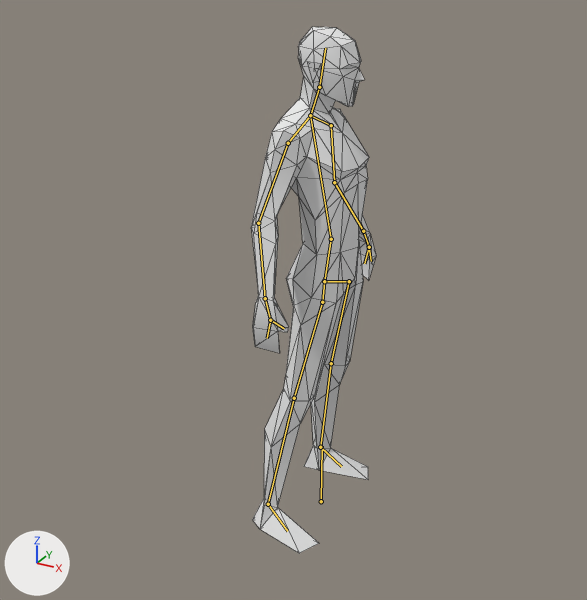
The Blender file media/blends/zombie.blend: old version first, new version second.
Rendered twice from a camera (50 mm lens) standing at (4.5, -9.06, 7.77) and looking at (-0.51, 0.05, 3.22). Lighting does not change. The marker at lower left points along +X, +Y and +Z. The bones that bend it are drawn over the model as lines. Mesh edges are drawn as thin lines.

Names of what the first picture shows: 'Man'.
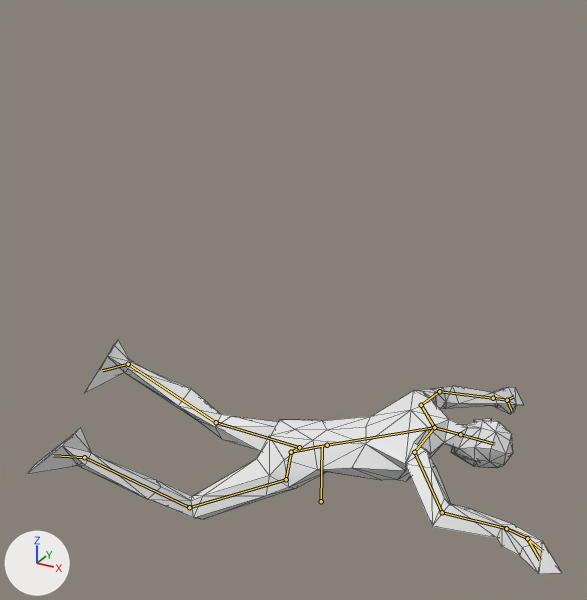
The newer file adds an action. The first version stands in its rest pose; the second is drawn at frame 90 of the action 'Muerte'.

The edits, one by one:
Bone 'Pelvis' (bone_pelvis) moves from (0.0, 0.0, 0.0) to (0.0, 3.16, -0.41).
Bone 'Pelvis' (bone_pelvis) turns from (0, 0, 0) to (59, -10, -3) degrees about its own x, y and z.
Bone 'UpperLeg_L' (bone_upperleg_l) turns from (0, 0, 0) to (12, -1, 16) degrees about its own x, y and z.
Bone 'LowerLeg_L' (bone_lowerleg_l) turns from (0, 0, 0) to (-1, 9, 28) degrees about its own x, y and z.
Bone 'Foot_L' (bone_foot_l) turns from (0, 0, 0) to (19, 11, 13) degrees about its own x, y and z.
Bone 'Hip_R' (bone_hip_r) turns from (0, 0, 0) to (1, 17, -7) degrees about its own x, y and z.
Bone 'UpperLeg_R' (bone_upperleg_r) turns from (0, 0, 0) to (29, -20, -16) degrees about its own x, y and z.
Bone 'LowerLeg_R' (bone_lowerleg_r) turns from (0, 0, 0) to (-4, -5, -56) degrees about its own x, y and z.
Bone 'Foot_R' (bone_foot_r) turns from (0, 0, 0) to (19, 7, -2) degrees about its own x, y and z.
Bone 'Back' (bone_back) moves from (0.0, 0.0, 0.0) to (0.0, -3.12, -0.63).
Bone 'Back' (bone_back) turns from (0, 0, 0) to (84, 16, 6) degrees about its own x, y and z.
Bone 'Head' (bone_head) turns from (0, 0, 0) to (2, 27, 12) degrees about its own x, y and z.
Bone 'UpperArm_L' (bone_upperarm_l) turns from (0, 0, 0) to (83, -33, -8) degrees about its own x, y and z.
Bone 'LowerArm_L' (bone_lowerarm_l) turns from (0, 0, 0) to (-18, 9, 25) degrees about its own x, y and z.
Bone 'Palm_L' (bone_palm_l) turns from (0, 0, 0) to (-5, 6, -14) degrees about its own x, y and z.
Bone 'UpperArm_R' (bone_upperarm_r) turns from (0, 0, 0) to (102, 39, 20) degrees about its own x, y and z.
Bone 'LowerArm_R' (bone_lowerarm_r) turns from (0, 0, 0) to (-40, 15, -21) degrees about its own x, y and z.

Boxes [x1, y1, x2, y2] around the edits, measured in the pictures (587 x 600 px):
'Man', posed (325% wider, 55% shorter): before [251, 27, 376, 553]; after [28, 340, 562, 574]
bone 'Pelvis', root to tip: before (331, 239) to (324, 281); after (327, 445) to (291, 452)
bone 'UpperLeg_L', root to tip: before (349, 281) to (331, 363); after (299, 447) to (216, 422)
bone 'LowerLeg_L', root to tip: before (331, 363) to (320, 447); after (216, 422) to (128, 364)
bone 'Foot_L', root to tip: before (320, 447) to (341, 466); after (128, 364) to (102, 370)
bone 'Hip_R', root to tip: before (324, 281) to (322, 302); after (291, 452) to (286, 479)
bone 'UpperLeg_R', root to tip: before (322, 302) to (294, 398); after (286, 479) to (189, 507)
bone 'LowerLeg_R', root to tip: before (294, 398) to (268, 504); after (189, 507) to (84, 457)
bone 'Foot_R', root to tip: before (268, 504) to (287, 531); after (84, 457) to (53, 455)
bone 'Back', root to tip: before (331, 239) to (310, 116); after (327, 445) to (434, 427)
bone 'Head', root to tip: before (319, 87) to (325, 48); after (460, 434) to (494, 444)
bone 'UpperArm_L', root to tip: before (331, 125) to (334, 182); after (421, 405) to (439, 391)
bone 'LowerArm_L', root to tip: before (334, 182) to (363, 231); after (439, 391) to (493, 398)
bone 'Palm_L', root to tip: before (363, 231) to (369, 247); after (493, 398) to (507, 400)
bone 'UpperArm_R', root to tip: before (288, 143) to (258, 223); after (414, 452) to (442, 512)
bone 'LowerArm_R', root to tip: before (258, 223) to (265, 298); after (442, 512) to (506, 528)
